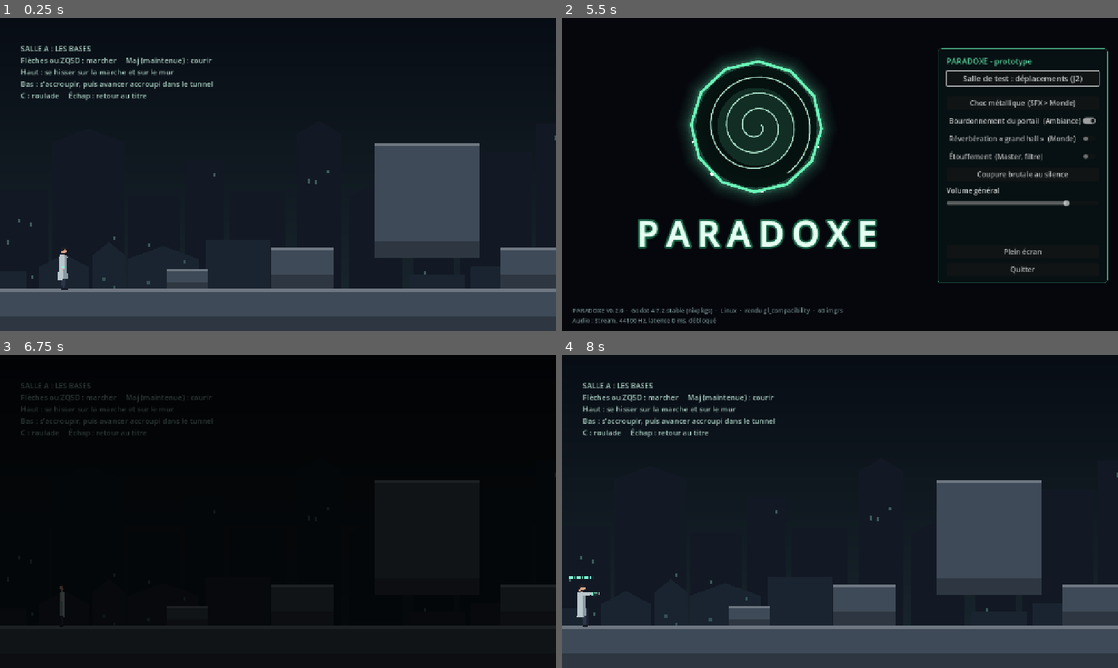
Above: before the commit, frames 1-4 (two rows, left to right).
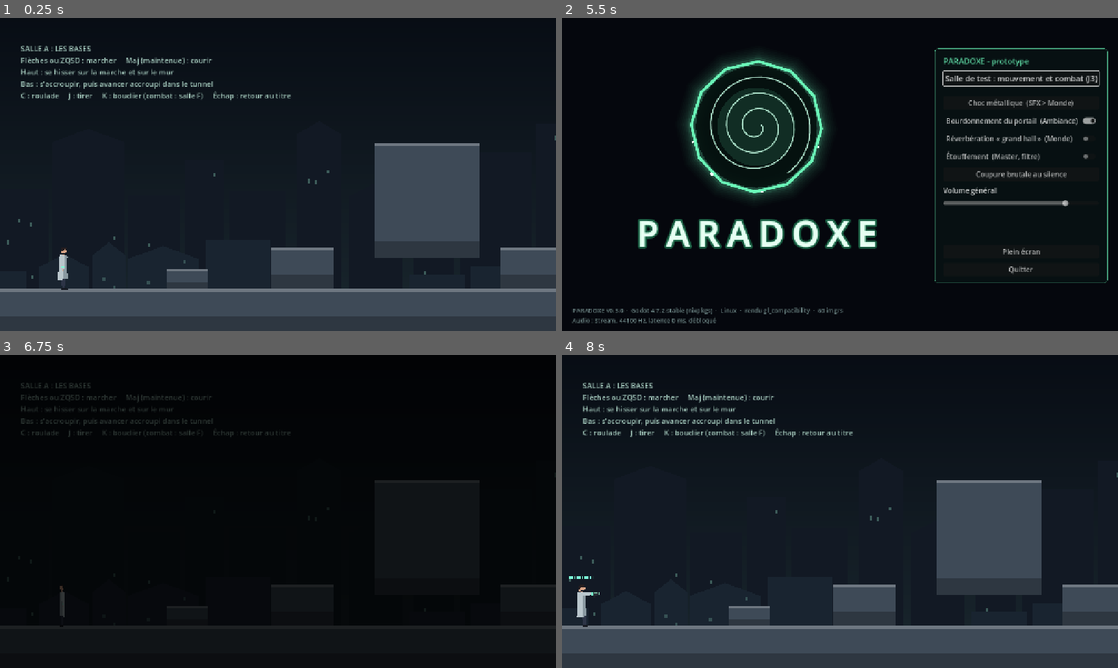
Above: after the commit, the same moments.

Repository: zephenix/paradoxe
Game: Godot game, scene res://scenes/levels/test_level.tscn
Two runs of this game, one before a commit and one after it. Both use one fixed random seed, a clock stepped at 60 frames per second and the inputs below. This scene is started directly instead of the project's main scene.
Inputs (mouse positions are in pixels of both pictures, inside the frame that each line leads up to):
- Up to frame 1 (0.25 s): no input
- Up to frame 2 (5.5 s): tap Enter at 0.5 s; move the mouse to (962, 158) at 0.52 s; hold Right (move_right) 0.53-2.03 s; tap Tab (bracelet) at 0.6 s; click (962, 158) at 0.67 s; tap Space (jump) at 0.77, 1.52, 3.02, 3.77, 4.52 s; move the mouse to (728, 190) at 1.27 s; tap X (fire) at 1.35 s; move the mouse to (895, 105) at 2.02 s; hold Left (move_left) 2.03-2.78 s; tap E (interact) at 2.1 s; move the mouse to (812, 237) at 2.77 s; hold Right (move_right) 2.78-4.28 s; tap Q (order) at 2.85 s; click (812, 237) at 2.92 s; move the mouse to (1006, 221) at 3.52 s; tap R (rewind) at 3.6 s; tap Escape (pause) at 4.15 s; move the mouse to (673, 127) at 4.27 s; hold Left (move_left) 4.28-5.03 s; tap C (roll) at 4.35 s; move the mouse to (867, 174) at 5.02 s; hold Right (move_right) from 5.03 s (still down); hold Shift (run) from 5.03 s (still down); click (867, 174) at 5.17 s
- Up to frame 3 (6.75 s): move the mouse to (194, 433) at 5.77 s; release Right (move_right) at 5.78 s; release Shift (run) at 5.78 s; hold Left (move_left) from 5.78 s (still down); tap Z (shield) at 5.85 s; tap Space (jump) at 6.02 s; move the mouse to (400, 495) at 6.52 s; tap F (throw) at 6.6 s
- Up to frame 4 (8 s): tap Space (jump) at 6.77, 7.52 s; move the mouse to (728, 527) at 7.27 s; release Left (move_left) at 7.28 s; hold Right (move_right) from 7.28 s (still down); tap J at 7.35 s; click (728, 527) at 7.42 s

The runs differ from the first frame. In frame 1, 0.4% of the frame differs, in the area x 12-53%, y 23-27%; in frame 2, 2.3%, in the area x 9-97%, y 9-95%; in frame 3, 0.1%; in frame 4, 0.4%.

Commit message:
J3 : documentation, version 0.3.0, vérification Web dans la salle de test
- JOURNAL (J3), PLAN (précisions de J3), SOUND_DESIGN (sons du combat et
  voix des Sentinelles), README (état, commandes, combat), CLAUDE.md.
- check_web.js entre dans la salle de test et fait tirer Élias.
- Sentinelles plus claires (lisibles sur les fonds de nuit), voix « calme »
  à la fin d'une recherche.

Co-Authored-By: Claude Opus 5.5 <noreply@anthropic.com>
Claude-Session: https://claude.ai/code/session_013DURmfCw4yuER34Ptqj5id

Diff:
--- a/project.godot
+++ b/project.godot
@@ -9,7 +9,7 @@
 
 config/name="PARADOXE"
 config/description="Prototype de jeu de plateforme cinématique 2D (Godot 4)."
-config/version="0.2.0"
+config/version="0.3.0"
 run/main_scene="res://scenes/ui/title_screen.tscn"
 config/features=PackedStringArray("4.7", "GL Compatibility")
 config/icon="res://icon.svg"
--- a/scenes/levels/test_level.tscn
+++ b/scenes/levels/test_level.tscn
@@ -105,7 +105,7 @@
 Flèches ou ZQSD : marcher     Maj (maintenue) : courir
 Haut : se hisser sur la marche et sur le mur
 Bas : s'accroupir, puis avancer accroupi dans le tunnel
-C : roulade     Échap : retour au titre"
+C : roulade     J : tirer     K : bouclier (combat : salle F)     Échap : retour au titre"
 
 [node name="RoomB" type="Node2D" parent="."]
 position = Vector2(1280, 0)
--- a/scenes/ui/title_screen.tscn
+++ b/scenes/ui/title_screen.tscn
@@ -109,7 +109,7 @@
 unique_name_in_owner = true
 layout_mode = 2
 theme_override_font_sizes/font_size = 18
-text = "Salle de test : déplacements (J2)"
+text = "Salle de test : mouvement et combat (J3)"
 
 [node name="Separator" type="HSeparator" parent="TestPanel/Items"]
 layout_mode = 2
--- a/scripts/enemies/sentinel_visual.gd
+++ b/scripts/enemies/sentinel_visual.gd
@@ -10,12 +10,13 @@
 
 
 func _init() -> void:
-	coat_color = Color("2f4145")
-	coat_shade = Color("223236")
-	trousers_color = Color("1b2629")
-	shoes_color = Color("0f1618")
-	skin_color = Color("4a6663")
-	hair_color = Color("2f4145")
+	# Assez clair pour se détacher des fonds de nuit, plus sombre qu'Élias.
+	coat_color = Color("587276")
+	coat_shade = Color("435a5e")
+	trousers_color = Color("33454a")
+	shoes_color = Color("1a2427")
+	skin_color = Color("7e9e97")
+	hair_color = Color("587276")
 	gun_color = Color("3b2c27")
 	gun_glow = Color("ff8a5c")
 
--- a/scripts/enemies/states/search.gd
+++ b/scripts/enemies/states/search.gd
@@ -22,6 +22,7 @@
 	if check_sight():
 		return
 	if time_in_state >= s.config.search_duration:
+		s.say(&"calm")  # rien trouvé : intonation descendante, retour au calme
 		machine.transition_to(&"Patrol")
 		return
 	if not _arrived:
Not shown, changed: CLAUDE.md
Not shown, changed: README.md
Not shown, changed: docs/JOURNAL.md
Not shown, changed: docs/PLAN.md
Not shown, changed: docs/SOUND_DESIGN.md
Not shown, changed: tools/web/check_web.js
